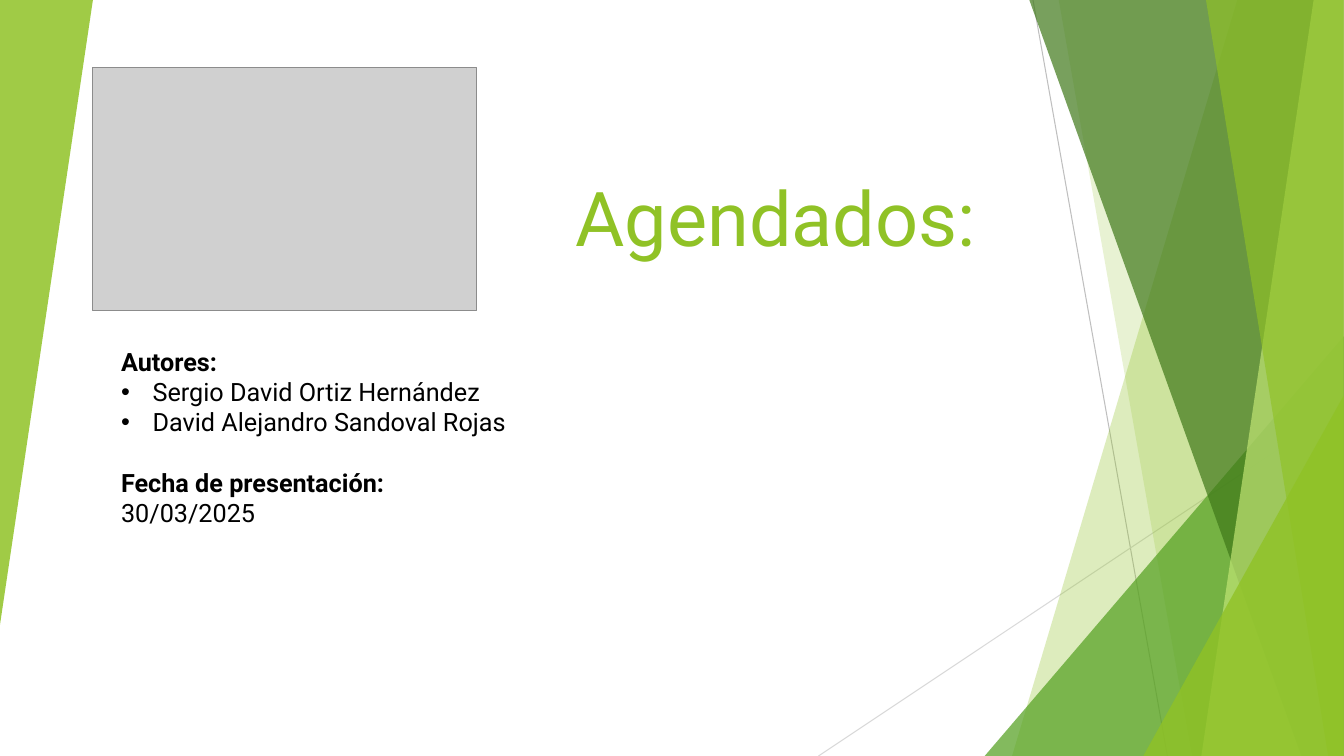
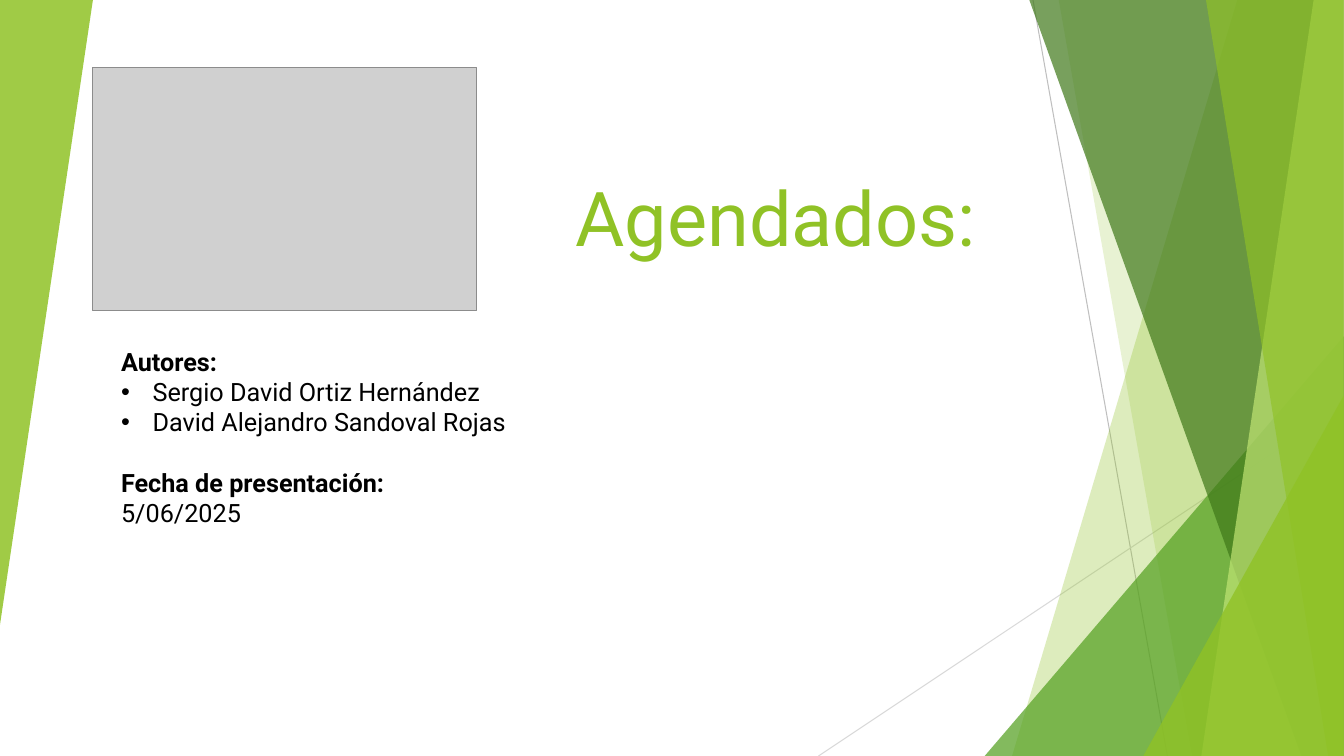
Before and after one commit to Storm-engine/Agendados2, a slide deck: slide 1 of presentacion/Agendados.pptx. Drawn at 1344x756 pixels with LibreOffice and Linux fonts; fonts in the diff are those of the drawing; grey boxes stand for pictures. Boxes give left, top, right and bottom in pixels: in the first picture for what was removed or moved away, otherwise in the second. Text is boxed around its words. In the diff, an @@ line names an element or a change of style, - is before the commit and + after.

```diff
--- a/presentacion/Agendados.pptx
+++ b/presentacion/Agendados.pptx
@@ text at <box>121,473,384,524</box>: text changed @@
-Fecha de presentación:
-30/03/2025
+Fecha de presentación:
+5/06/2025
```
Also in this commit, not shown: 2 other slides changed, 6 other files.
